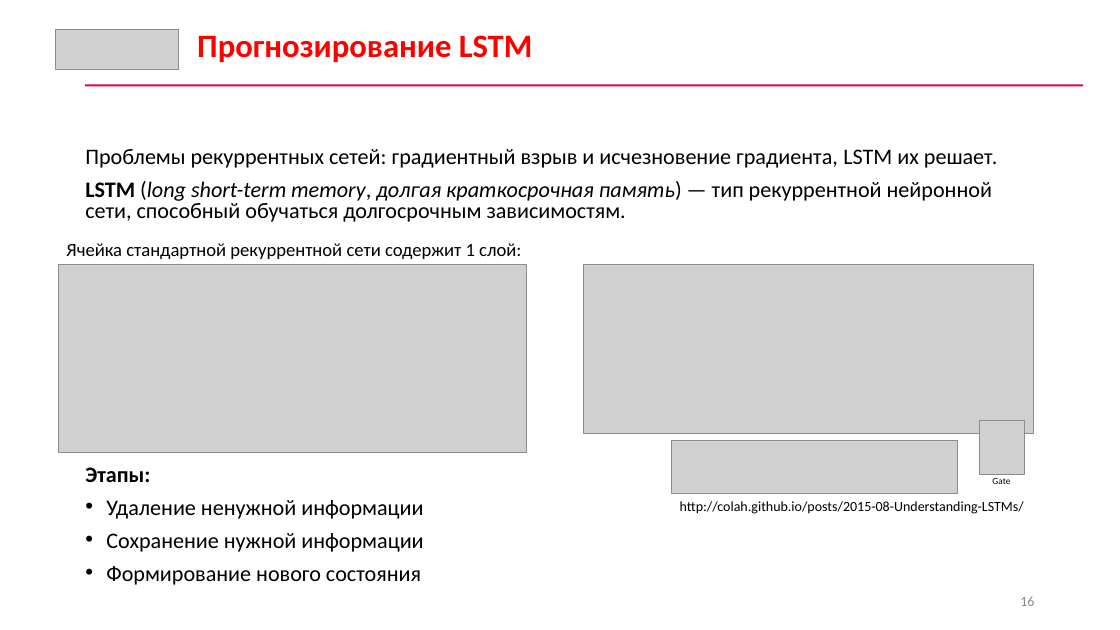
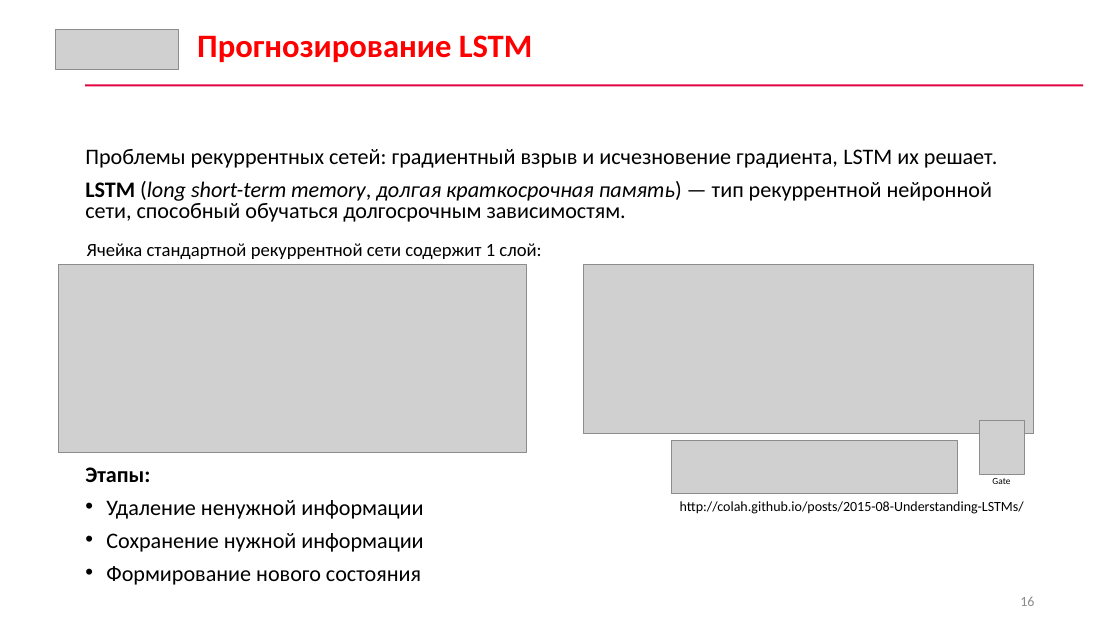
Before and after one commit to CyberLympha/data-analyze-for-cybersecurity, a slide deck: slide 16 of Лекции/2/Анализ данных систем мониторинга.pptx. Drawn at 1120x630 pixels with LibreOffice and Linux fonts; fonts in the diff are those of the drawing; grey boxes stand for pictures. Boxes give left, top, right and bottom in pixels: in the first picture for what was removed or moved away, otherwise in the second. Text is boxed around its words. In the diff, an @@ line names an element or a change of style, - is before the commit and + after.

```diff
--- a/Лекции/2/Анализ данных систем мониторинга.pptx
+++ b/Лекции/2/Анализ данных систем мониторинга.pptx
@@ text "Ячейка стандартной рекуррентной сети содержит ...": place and size @@
-text "Ячейка стандартной рекуррентной сети содержит ..." at (66, 243, 521, 259)
+text "Ячейка стандартной рекуррентной сети содержит ..." at (87, 243, 541, 259)
```
Also in this commit, not shown: 3 other slides changed.
